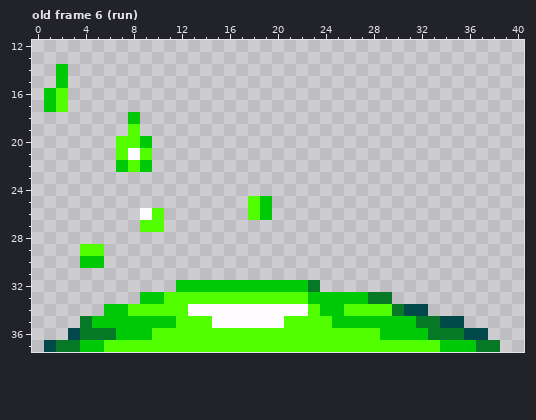
Pixel-art file: Assets/Sprites/Enemy/mySlime.aseprite. The first picture shows the starting point.
41x38 pixels, 21 frames. Shown: old frame 6 (run): x 0..40, y 12..37. The commit also changed other frames, which this record leaves out.
The same view after the edit:
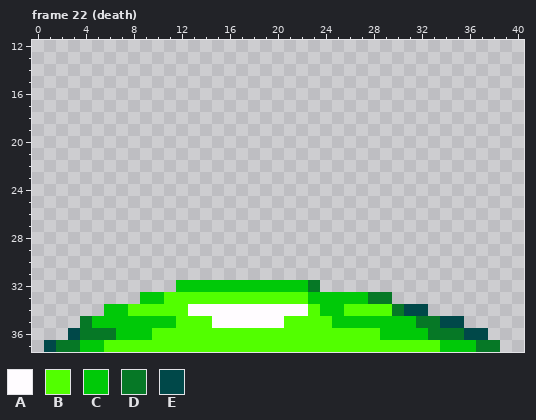
Palette (. is transparent): A #fffcff  B #52ff00  C #00c908  D #067826  E #004849
A new or re-ordered frame is compared with the old frame closest to it.
Changes in this commit:
frames 21 -> 27
Frame 22 (death) is new; against old frame 6 (run), layer "Layer 1":
y 14..15: x 2 C -> .
y 16..17: x 1..2 CB -> ..
y 18: x 8 C -> .
y 19: x 8 B -> .
y 20: x 7..9 BBC -> ...
y 21: x 7..9 BAB -> ...
y 22: x 7..9 CBC -> ...
y 25: x 18..19 BC -> ..
y 26: x 9..10 AB -> ..; x 18..19 BC -> ..
y 27: x 9..10 BB -> ..
y 29: x 4..5 BB -> ..
y 30: x 4..5 CC -> ..
Changed places in both pictures, as pixel boxes (x1, y1, x2, y2):
erased: (44, 64, 68, 112)
erased: (116, 112, 164, 232)
erased: (248, 196, 272, 220)
erased: (80, 244, 104, 268)
